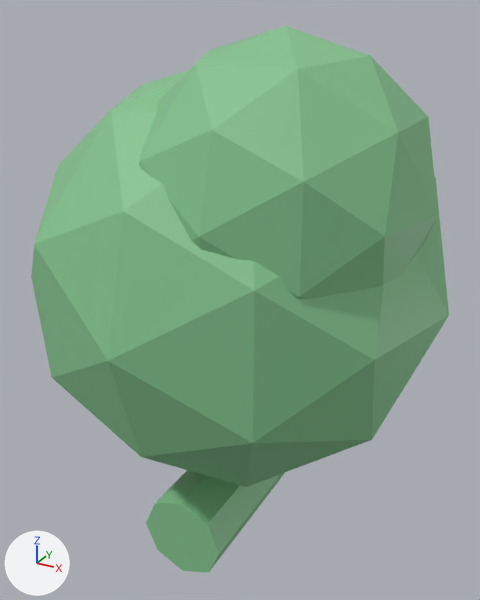
The glTF model static/models/tree.glb: old version first, new version second.
Both versions are drawn from a 50 mm lens placed at (1.24, -2.25, 2.5), pointed at (0.0, 0.0, 1.38). The lights are fixed; the arrows at lower left show +X, +Y and +Z. The first picture is the older version.

Objects in the first picture: 'geometry_0'.
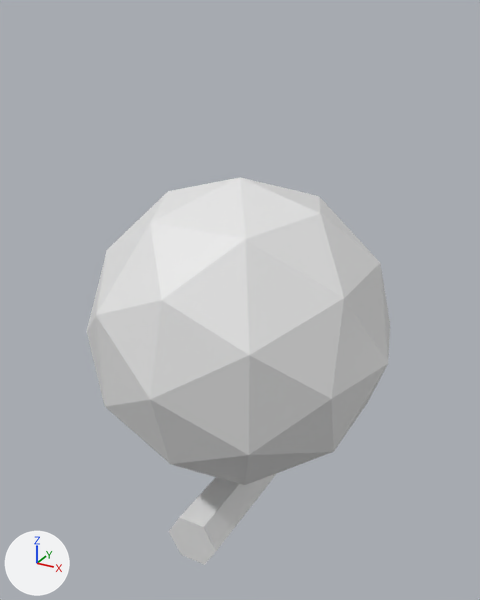
Changed parts and their boxes (x1, y1, x2, y2) in the pictures (480 x 600 px):
```json
{"object": "geometry_0", "change": "reshaped, recoloured", "before": [31, 26, 449, 573], "after": [87, 177, 390, 565], "on screen": "27% narrower, 29% shorter"}
{"part": 1, "of": "me_geometry_0", "change": "added", "after": [169, 473, 277, 565]}
{"part": 2, "of": "me_geometry_0", "change": "added", "after": [87, 177, 390, 485]}
{"part": 3, "of": "me_geometry_0", "change": "deleted", "before": [31, 70, 449, 487], "on screen": "green"}
{"part": 4, "of": "me_geometry_0", "change": "deleted", "before": [139, 26, 438, 299], "on screen": "green"}
{"part": 5, "of": "me_geometry_0", "change": "deleted", "before": [146, 470, 284, 573], "on screen": "green"}
```

Edits to the scene script, one JSON object a line:
```json
{"block": "me_geometry_0", "where": "# used by ob_geometry_0; location = (0.0, 0.0, 0.0)"}
{"op": "remove", "block": "me_geometry_0", "code": "me_geometry_0.from_pydata(...)  # 102 vertices, 192 faces; spans x -0.85..0.85, y -0.85..0.85, z 0.32..2.45"}
{"op": "remove", "block": "me_geometry_0", "code": "me_geometry_0.materials.append(mat_defaultmaterial)"}
{"op": "add", "block": "me_geometry_0", "code": "me_geometry_0.from_pydata(...)  # 56 vertices, 104 faces; spans x -0.65..0.65, y -0.65..0.65, z 0.32..1.9"}
{"block": "me_geometry_0", "change": "me_geometry_0 part 1: a new loose piece, a 6-sided cylinder along y spanning x -0.12..0.12, y -0.43..0.43, z 0.32..0.52"}
{"block": "me_geometry_0", "change": "me_geometry_0 part 2: a new loose piece, an icosphere of 80 faces spanning x -0.65..0.65, y -0.65..0.65, z 0.6..1.9"}
{"block": "me_geometry_0", "change": "me_geometry_0 part 3: the loose piece of 42 vertices spanning x -0.85..0.85, y -0.85..0.85, z 0.65..2.35 is deleted"}
{"block": "me_geometry_0", "change": "me_geometry_0 part 4: the loose piece of 42 vertices spanning x -0.3..0.8, y -0.7..0.4, z 1.35..2.45 is deleted"}
{"block": "me_geometry_0", "change": "me_geometry_0 part 5: the loose piece of 18 vertices spanning x -0.18..0.18, y -0.5..0.5, z 0.32..0.68 is deleted"}
```
